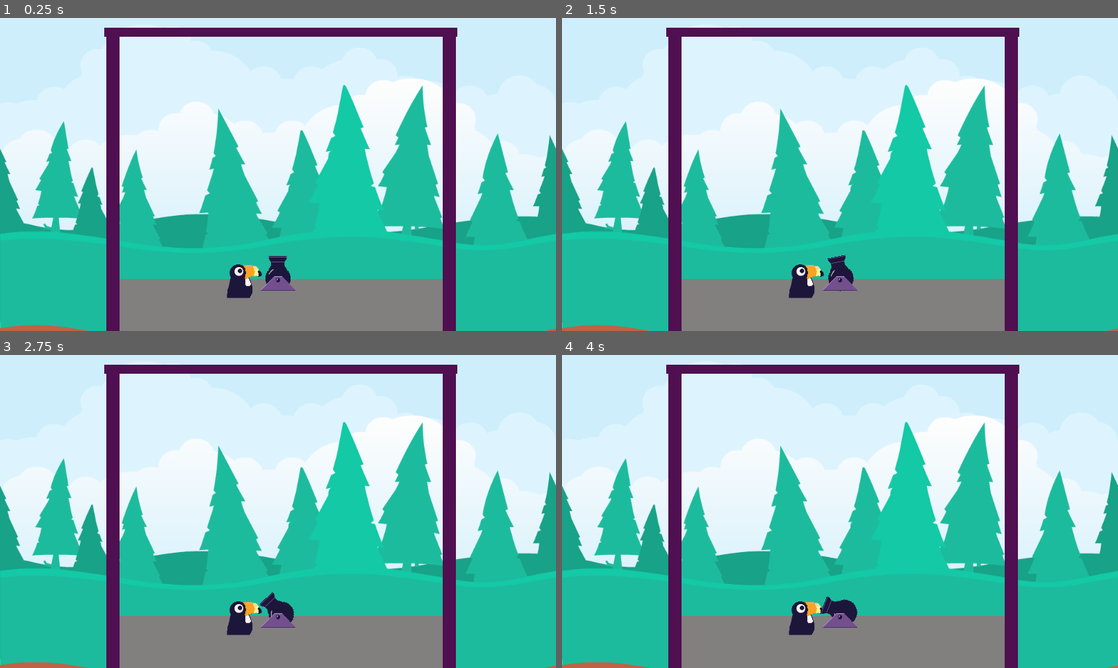
Above: before the commit, frames 1-4 (two rows, left to right).
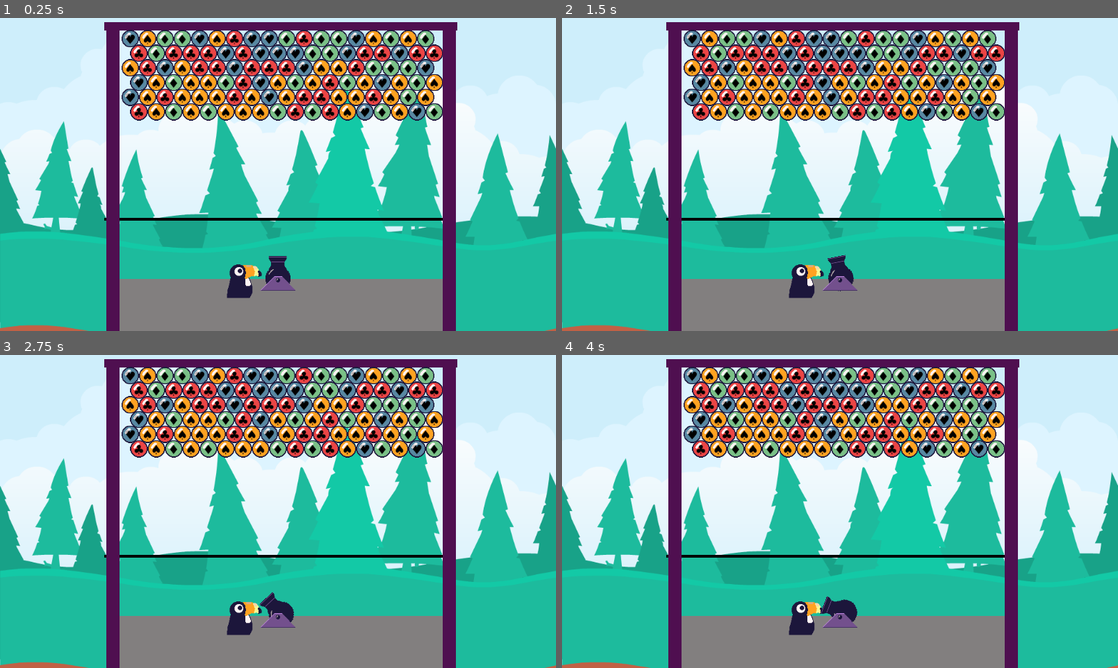
Above: after the commit, the same moments.

Repository: YannBurrett/ToucyBubble
Game: Godot game, scene res://Level/Level.tscn
Same seed, same stepped clock (60 frames per second), same inputs: the game is played once before the commit and once after it.
Inputs:
- Up to frame 1 (0.25 s): no input
- Up to frame 2 (1.5 s): tap Enter at 0.5 s; hold E (Nudge_Right) 0.53-1.28 s; hold Space (Fire) 0.53-1.28 s; hold A (Left) from 1.28 s (still down); tap Space (Fire) at 1.35 s
- Up to frame 3 (2.75 s): tap Enter at 2 s; release A (Left) at 2.03 s; hold E (Nudge_Right) from 2.03 s (still down); hold Space (Fire) from 2.03 s (still down)
- Up to frame 4 (4 s): release Space (Fire) at 2.78 s; tap Space (Fire) at 2.85 s; tap Enter at 3.5 s; release E (Nudge_Right) at 3.53 s; hold A (Left) from 3.53 s (still down); hold Space (Fire) from 3.53 s (still down)

The runs differ from the first frame. In frame 1, 17% of the frame differs, in the area x 18-83%, y 1-65%; in frame 2, 17%; in frame 3, 17%; in frame 4, 17%.

Commit message:
7 Setting Up A TileMap

Diff:
--- /dev/null
+++ b/Level/Level.gd
@@ -0,0 +1,15 @@
+extends Node2D
+
+onready var Hex = $TileMap
+
+const MAP_X = 19
+const MAP_Y = 13
+
+export (int, 2, 10) var number_of_bubble_types = 4
+
+func _ready():
+	randomize()
+	for x in range (1,MAP_X):
+		for y in floor(MAP_Y/2):
+			var bubble_type = randi() % number_of_bubble_types
+			Hex.set_cell(x,y,bubble_type)
--- a/Level/Level.tscn
+++ b/Level/Level.tscn
@@ -1,11 +1,265 @@
-[gd_scene load_steps=5 format=2]
+[gd_scene load_steps=19 format=2]
 
 [ext_resource path="res://Backgrounds/backgroundColorForest.png" type="Texture" id=1]
 [ext_resource path="res://StaticBodies/Wall.tscn" type="PackedScene" id=2]
 [ext_resource path="res://StaticBodies/Ceiling.tscn" type="PackedScene" id=3]
 [ext_resource path="res://Player/Player.tscn" type="PackedScene" id=4]
+[ext_resource path="res://Sprites/BubbleSpriteSheet2.png" type="Texture" id=5]
+[ext_resource path="res://Level/Level.gd" type="Script" id=6]
+
+[sub_resource type="ConvexPolygonShape2D" id=1]
+points = PoolVector2Array( 0, 0, 32, 0, 32, 32, 0, 32 )
+
+[sub_resource type="ConvexPolygonShape2D" id=2]
+points = PoolVector2Array( 0, 0, 32, 0, 32, 32, 0, 32 )
+
+[sub_resource type="ConvexPolygonShape2D" id=3]
+points = PoolVector2Array( 0, 0, 32, 0, 32, 32, 0, 32 )
+
+[sub_resource type="ConvexPolygonShape2D" id=4]
+points = PoolVector2Array( 0, 0, 32, 0, 32, 32, 0, 32 )
+
+[sub_resource type="ConvexPolygonShape2D" id=5]
+points = PoolVector2Array( 0, 0, 32, 0, 32, 32, 0, 32 )
+
+[sub_resource type="ConvexPolygonShape2D" id=6]
+points = PoolVector2Array( 0, 0, 32, 0, 32, 32, 0, 32 )
+
+[sub_resource type="ConvexPolygonShape2D" id=7]
+points = PoolVector2Array( 0, 0, 32, 0, 32, 32, 0, 32 )
+
+[sub_resource type="ConvexPolygonShape2D" id=8]
+points = PoolVector2Array( 0, 0, 32, 0, 32, 32, 0, 32 )
+
+[sub_resource type="ConvexPolygonShape2D" id=9]
+points = PoolVector2Array( 0, 0, 32, 0, 32, 32, 0, 32 )
+
+[sub_resource type="ConvexPolygonShape2D" id=10]
+points = PoolVector2Array( 0, 0, 32, 0, 32, 32, 0, 32 )
+
+[sub_resource type="ConvexPolygonShape2D" id=11]
+points = PoolVector2Array( 0, 0, 32, 0, 32, 32, 0, 32 )
+
+[sub_resource type="TileSet" id=12]
+0/name = "BubbleSpriteSheet2.png 0"
+0/texture = ExtResource( 5 )
+0/tex_offset = Vector2( 0, 0 )
+0/modulate = Color( 1, 1, 1, 1 )
+0/region = Rect2( 0, 0, 32, 32 )
+0/tile_mode = 0
+0/occluder_offset = Vector2( 0, 0 )
+0/navigation_offset = Vector2( 0, 0 )
+0/shape_offset = Vector2( 0, 0 )
+0/shape_transform = Transform2D( 1, 0, 0, 1, 0, 0 )
+0/shape = SubResource( 1 )
+0/shape_one_way = false
+0/shape_one_way_margin = 1.0
+0/shapes = [ {
+"autotile_coord": Vector2( 0, 0 ),
+"one_way": false,
+"one_way_margin": 1.0,
+"shape": SubResource( 1 ),
+"shape_transform": Transform2D( 1, 0, 0, 1, 0, 0 )
+} ]
+0/z_index = 0
+1/name = "BubbleSpriteSheet2.png 1"
+1/texture = ExtResource( 5 )
+1/tex_offset = Vector2( 0, 0 )
+1/modulate = Color( 1, 1, 1, 1 )
+1/region = Rect2( 32, 0, 32, 32 )
+1/tile_mode = 0
+1/occluder_offset = Vector2( 0, 0 )
+1/navigation_offset = Vector2( 0, 0 )
+1/shape_offset = Vector2( 0, 0 )
+1/shape_transform = Transform2D( 1, 0, 0, 1, 0, 0 )
+1/shape = SubResource( 2 )
+1/shape_one_way = false
+1/shape_one_way_margin = 1.0
+1/shapes = [ {
+"autotile_coord": Vector2( 0, 0 ),
+"one_way": false,
+"one_way_margin": 1.0,
+"shape": SubResource( 2 ),
+"shape_transform": Transform2D( 1, 0, 0, 1, 0, 0 )
+} ]
+1/z_index = 0
+2/name = "BubbleSpriteSheet2.png 2"
+2/texture = ExtResource( 5 )
+2/tex_offset = Vector2( 0, 0 )
+2/modulate = Color( 1, 1, 1, 1 )
+2/region = Rect2( 64, 0, 32, 32 )
+2/tile_mode = 0
+2/occluder_offset = Vector2( 0, 0 )
+2/navigation_offset = Vector2( 0, 0 )
+2/shape_offset = Vector2( 0, 0 )
+2/shape_transform = Transform2D( 1, 0, 0, 1, 0, 0 )
+2/shape = SubResource( 3 )
+2/shape_one_way = false
+2/shape_one_way_margin = 1.0
+2/shapes = [ {
+"autotile_coord": Vector2( 0, 0 ),
+"one_way": false,
+"one_way_margin": 1.0,
+"shape": SubResource( 3 ),
+"shape_transform": Transform2D( 1, 0, 0, 1, 0, 0 )
+} ]
+2/z_index = 0
+3/name = "BubbleSpriteSheet2.png 3"
+3/texture = ExtResource( 5 )
+3/tex_offset = Vector2( 0, 0 )
+3/modulate = Color( 1, 1, 1, 1 )
+3/region = Rect2( 96, 0, 32, 32 )
+3/tile_mode = 0
+3/occluder_offset = Vector2( 0, 0 )
+3/navigation_offset = Vector2( 0, 0 )
+3/shape_offset = Vector2( 0, 0 )
+3/shape_transform = Transform2D( 1, 0, 0, 1, 0, 0 )
+3/shape = SubResource( 4 )
+3/shape_one_way = false
+3/shape_one_way_margin = 1.0
+3/shapes = [ {
+"autotile_coord": Vector2( 0, 0 ),
+"one_way": false,
+"one_way_margin": 1.0,
+"shape": SubResource( 4 ),
+"shape_transform": Transform2D( 1, 0, 0, 1, 0, 0 )
+} ]
+3/z_index = 0
+4/name = "BubbleSpriteSheet2.png 4"
+4/texture = ExtResource( 5 )
+4/tex_offset = Vector2( 0, 0 )
+4/modulate = Color( 1, 1, 1, 1 )
+4/region = Rect2( 128, 0, 32, 32 )
+4/tile_mode = 0
+4/occluder_offset = Vector2( 0, 0 )
+4/navigation_offset = Vector2( 0, 0 )
+4/shape_offset = Vector2( 0, 0 )
+4/shape_transform = Transform2D( 1, 0, 0, 1, 0, 0 )
+4/shape = SubResource( 5 )
+4/shape_one_way = false
+4/shape_one_way_margin = 1.0
+4/shapes = [ {
+"autotile_coord": Vector2( 0, 0 ),
+"one_way": false,
+"one_way_margin": 1.0,
+"shape": SubResource( 5 ),
+"shape_transform": Transform2D( 1, 0, 0, 1, 0, 0 )
+} ]
+4/z_index = 0
+5/name = "BubbleSpriteSheet2.png 5"
+5/texture = ExtResource( 5 )
+5/tex_offset = Vector2( 0, 0 )
+5/modulate = Color( 1, 1, 1, 1 )
+5/region = Rect2( 160, 0, 32, 32 )
+5/tile_mode = 0
+5/occluder_offset = Vector2( 0, 0 )
+5/navigation_offset = Vector2( 0, 0 )
+5/shape_offset = Vector2( 0, 0 )
+5/shape_transform = Transform2D( 1, 0, 0, 1, 0, 0 )
+5/shape = SubResource( 6 )
+5/shape_one_way = false
+5/shape_one_way_margin = 1.0
+5/shapes = [ {
+"autotile_coord": Vector2( 0, 0 ),
+"one_way": false,
+"one_way_margin": 1.0,
+"shape": SubResource( 6 ),
+"shape_transform": Transform2D( 1, 0, 0, 1, 0, 0 )
+} ]
+5/z_index = 0
+6/name = "BubbleSpriteSheet2.png 6"
+6/texture = ExtResource( 5 )
+6/tex_offset = Vector2( 0, 0 )
+6/modulate = Color( 1, 1, 1, 1 )
+6/region = Rect2( 192, 0, 32, 32 )
+6/tile_mode = 0
+6/occluder_offset = Vector2( 0, 0 )
+6/navigation_offset = Vector2( 0, 0 )
+6/shape_offset = Vector2( 0, 0 )
+6/shape_transform = Transform2D( 1, 0, 0, 1, 0, 0 )
+6/shape = SubResource( 7 )
+6/shape_one_way = false
+6/shape_one_way_margin = 1.0
+6/shapes = [ {
+"autotile_coord": Vector2( 0, 0 ),
+"one_way": false,
+"one_way_margin": 1.0,
+"shape": SubResource( 7 ),
+"shape_transform": Transform2D( 1, 0, 0, 1, 0, 0 )
+} ]
+6/z_index = 0
+7/name = "BubbleSpriteSheet2.png 7"
+7/texture = ExtResource( 5 )
+7/tex_offset = Vector2( 0, 0 )
+7/modulate = Color( 1, 1, 1, 1 )
+7/region = Rect2( 224, 0, 32, 32 )
+7/tile_mode = 0
+7/occluder_offset = Vector2( 0, 0 )
+7/navigation_offset = Vector2( 0, 0 )
+7/shape_offset = Vector2( 0, 0 )
+7/shape_transform = Transform2D( 1, 0, 0, 1, 0, 0 )
+7/shape = SubResource( 8 )
+7/shape_one_way = false
+7/shape_one_way_margin = 1.0
+7/shapes = [ {
+"autotile_coord": Vector2( 0, 0 ),
+"one_way": false,
+"one_way_margin": 1.0,
+"shape": SubResource( 8 ),
+"shape_transform": Transform2D( 1, 0, 0, 1, 0, 0 )
+}, {
+"autotile_coord": Vector2( 0, 0 ),
+"one_way": false,
+"one_way_margin": 1.0,
+"shape": SubResource( 9 ),
+"shape_transform": Transform2D( 1, 0, 0, 1, 0, 0 )
+} ]
+7/z_index = 0
+8/name = "BubbleSpriteSheet2.png 8"
+8/texture = ExtResource( 5 )
+8/tex_offset = Vector2( 0, 0 )
+8/modulate = Color( 1, 1, 1, 1 )
+8/region = Rect2( 256, 0, 32, 32 )
+8/tile_mode = 0
+8/occluder_offset = Vector2( 0, 0 )
+8/navigation_offset = Vector2( 0, 0 )
+8/shape_offset = Vector2( 0, 0 )
+8/shape_transform = Transform2D( 1, 0, 0, 1, 0, 0 )
+8/shape = SubResource( 10 )
+8/shape_one_way = false
+8/shape_one_way_margin = 1.0
+8/shapes = [ {
+"autotile_coord": Vector2( 0, 0 ),
+"one_way": false,
+"one_way_margin": 1.0,
+"shape": SubResource( 10 ),
+"shape_transform": Transform2D( 1, 0, 0, 1, 0, 0 )
+} ]
+8/z_index = 0
+9/name = "BubbleSpriteSheet2.png 9"
+9/texture = ExtResource( 5 )
+9/tex_offset = Vector2( 0, 0 )
+9/modulate = Color( 1, 1, 1, 1 )
+9/region = Rect2( 288, 0, 32, 32 )
+9/tile_mode = 0
+9/occluder_offset = Vector2( 0, 0 )
+9/navigation_offset = Vector2( 0, 0 )
+9/shape_offset = Vector2( 0, 0 )
+9/shape_transform = Transform2D( 1, 0, 0, 1, 0, 0 )
+9/shape = SubResource( 11 )
+9/shape_one_way = false
+9/shape_one_way_margin = 1.0
+9/shapes = [ {
+"autotile_coord": Vector2( 0, 0 ),
+"one_way": false,
+"one_way_margin": 1.0,
+"shape": SubResource( 11 ),
+"shape_transform": Transform2D( 1, 0, 0, 1, 0, 0 )
+} ]
+9/z_index = 0
 
 [node name="Level" type="Node2D"]
+script = ExtResource( 6 )
 
 [node name="CanvasLayer" type="CanvasLayer" parent="."]
 layer = -1
@@ -28,14 +282,25 @@
 color = Color( 0.513726, 0.501961, 0.501961, 1 )
 polygon = PoolVector2Array( 18, 460, 640, 460, 640, 600, 18, 600 )
 
+[node name="FinishLine" type="Line2D" parent="."]
+points = PoolVector2Array( 0, 350, 640, 350 )
+width = 5.0
+default_color = Color( 0, 0, 0, 1 )
+
 [node name="Wall" parent="." instance=ExtResource( 2 )]
-position = Vector2( 5, 0 )
+position = Vector2( 5, -11 )
 
 [node name="Wall2" parent="." instance=ExtResource( 2 )]
-position = Vector2( 625, 0 )
+position = Vector2( 625, -11 )
 
 [node name="Ceiling" parent="." instance=ExtResource( 3 )]
-position = Vector2( 320, 0 )
+position = Vector2( 320, -11 )
 
 [node name="Player" parent="." instance=ExtResource( 4 )]
 position = Vector2( 320, 450 )
+
+[node name="TileMap" type="TileMap" parent="."]
+tile_set = SubResource( 12 )
+cell_size = Vector2( 32, 27 )
+cell_half_offset = 0
+format = 1
